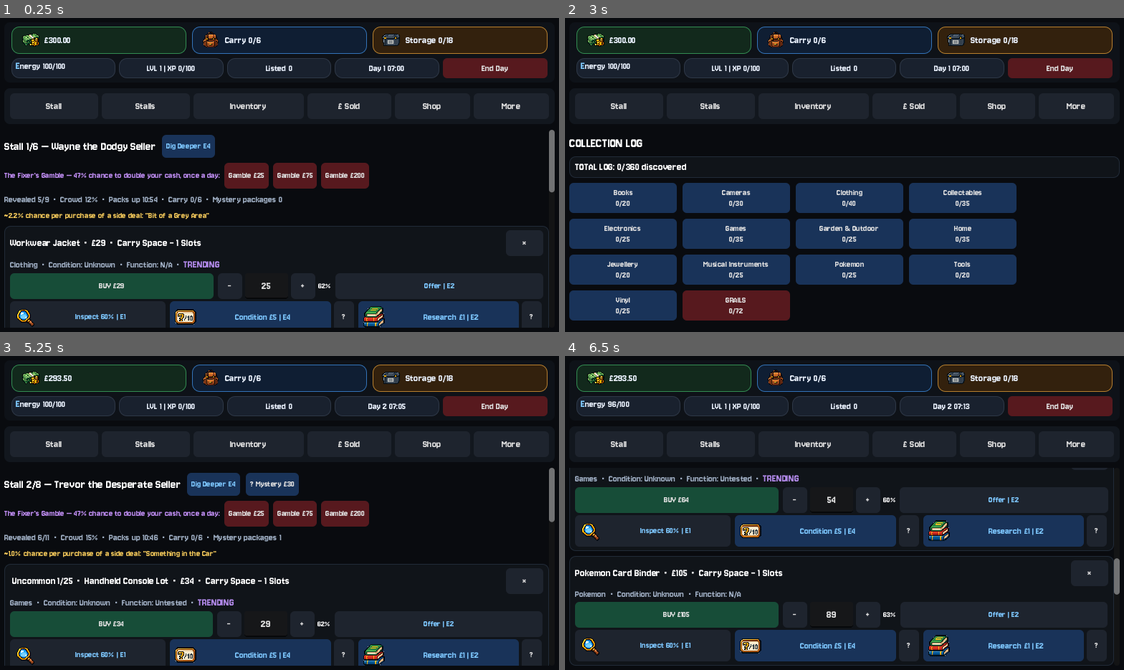
Above: before the commit, frames 1-4 (two rows, left to right).
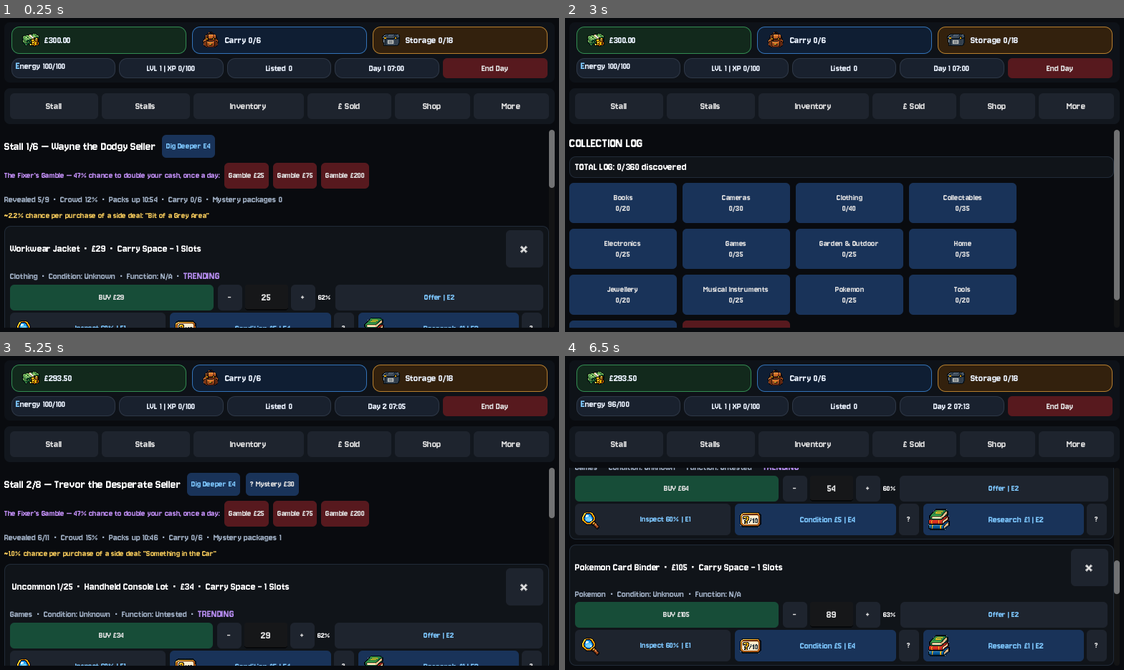
Above: after the commit, the same moments.

Repository: wmilburn1997-ai/car-boot-reseller
Game: Godot game, scene res://Main.tscn
The game is run twice, just before and just after one commit, with the same random seed, the same clock (stepped at 60 frames per second) and the same inputs.
Inputs:
- Up to frame 1 (0.25 s): no input
- Up to frame 2 (3 s): click "Stall" at 0.5 s; click "Inventory" at 1.25 s; click "More" at 2 s; click "Collection" at 2.75 s
- Up to frame 3 (5.25 s): click "End Day" at 3.5 s; click "Stalls" at 4.25 s; click "Go | 5 min" at 5 s
- Up to frame 4 (6.5 s): click "Dig Deeper E4" at 5.75 s

The runs differ from the first frame. In frame 1, 7.0% of the frame differs, in the area x 1-100%, y 53-99%; in frame 2, 16%, in the area x 0-100%, y 35-99%; in frame 3, 7.4%; in frame 4, 10%.

Commit message:
Fix style_button ordering bug affecting button sizes across X button, Test/Auth, Create Listing, Collection Log

Diff:
--- a/main.gd
+++ b/main.gd
@@ -771,8 +771,8 @@
 	if help_text != "":
 		var help_btn = Button.new()
 		help_btn.text = "?"
+		style_button(help_btn, "nav")
 		help_btn.custom_minimum_size = Vector2(28, 28)
-		style_button(help_btn, "nav")
 		help_btn.add_theme_font_size_override("font_size", 13)
 		help_btn.pressed.connect(Callable(self, "queue_popup").bind(help_text, "info"))
 		row.add_child(help_btn)
@@ -833,8 +833,8 @@
 	if help_text != "":
 		var help_btn = Button.new()
 		help_btn.text = "?"
+		style_button(help_btn, "nav")
 		help_btn.custom_minimum_size = Vector2(28, 28)
-		style_button(help_btn, "nav")
 		help_btn.add_theme_font_size_override("font_size", 13)
 		help_btn.pressed.connect(Callable(self, "queue_popup").bind(help_text, "info"))
 		header_row.add_child(help_btn)
@@ -1513,9 +1513,9 @@
 		var dismiss_button = Button.new()
 		dismiss_button.text = "×"
 		dismiss_button.tooltip_text = "Not interested — hide this item for the rest of this stall visit. Free, no time cost. It's still there for anyone else, and dismissing doesn't affect the real item pool."
+		style_button(dismiss_button, "nav")
 		dismiss_button.custom_minimum_size = Vector2(52, 52)
 		dismiss_button.add_theme_font_size_override("font_size", 26)
-		style_button(dismiss_button, "nav")
 		dismiss_button.pressed.connect(Callable(self, "dismiss_stall_item").bind(i))
 		name_row.add_child(dismiss_button)
 
@@ -2377,7 +2377,9 @@
 				else:
 					condition_note += "\n[color=#8cd98f]No hidden defects found.[/color]"
 			card.add_child(make_completed_action_box("Condition Checked", condition_note, get_highlight_color(item, "condition"), condition_icon, "Reveals the exact Condition score, and — for non-electronic items — any hidden defect. Only reliable way to know for sure if you skipped it before buying."))
-			actions.add_child(Control.new())
+			var placeholder = Control.new()
+			placeholder.custom_minimum_size = Vector2(0, 48)
+			actions.add_child(placeholder)
 		else:
 			var inv_condition_button = Button.new()
 			inv_condition_button.text = "Condition £5 | E4"
@@ -2392,7 +2394,9 @@
 
 		if item["basic_researched"]:
 			card.add_child(make_completed_action_box("Researched", "Researched Prices: %s" % item["basic_comps"], get_highlight_color(item, "research"), research_icon, "Sold-price comparables for this item. Evidence only, one-time."))
-			actions.add_child(Control.new())
+			var placeholder = Control.new()
+			placeholder.custom_minimum_size = Vector2(0, 48)
+			actions.add_child(placeholder)
 		else:
 			var basic_button = Button.new()
 			basic_button.text = "Research £1 | E2"
@@ -2410,7 +2414,9 @@
 			if item["rare_variant_hit"]:
 				deep_note += "\nRARE VARIANT — [color=#e08fd0]rolled %.2f%%[/color] (%s) — value x%.1f!" % [item["rare_variant_roll_pct"], item["rare_variant_tier"], item["rare_variant_mult"]]
 			card.add_child(make_completed_action_box("Deep Researched", deep_note, get_highlight_color(item, "deep_research"), d …(324 unchanged characters)…
-			actions.add_child(Control.new())
+			var placeholder = Control.new()
+			placeholder.custom_minimum_size = Vector2(0, 48)
+			actions.add_child(placeholder)
 		else:
 			var deep_knowledge = float(category_knowledge.get(item["category"], 5))
 			var deep_chance = clamp(0.28 + deep_knowledge / 180.0, 0.28, 0.78)
@@ -2435,33 +2441,37 @@
 		if item["testable"]:
 			if item["tested"]:
 				card.add_child(make_completed_action_box("Tested", item["test_note"], "#b8dcff", test_icon, "Reveals whether this electronic item actually works. Required before it can be listed."))
-				actions.add_child(Control.new())
+				var placeholder = Control.new()
+				placeholder.custom_minimum_size = Vector2(0, 48)
+				actions.add_child(placeholder)
 			else:
 				var test_button = Button.new()
 				test_button.text = "Test £2 | E5\nFault chance: %.0f%%" % (float(item["fault_chance"]) * 100.0)
 				test_button.add_theme_color_override("font_color", Color(0.49,0.78,1.0,1.0))
 				test_button.pressed.connect(Callable(self, "test_item").bind(i))
 				apply_button_icon(test_button, test_icon)
-				test_button.custom_minimum_size.y = 48
 				test_button.tooltip_text = "Reveals whether this electronic item actually works. Required before it can be listed."
 				test_button.size_flags_horizontal = Control.SIZE_EXPAND_FILL
 				style_button(test_button, "action")
+				test_button.custom_minimum_size.y = 48
 				test_button.add_theme_font_size_override("font_size", 14)
 				actions.add_child(wrap_button_with_help(test_button, test_button.tooltip_text))
 
 		if item["auth_attempted"]:
 			card.add_child(make_completed_action_box("Authenticated — %s" % item["auth_status"], item["auth_note"], "#b8dcff", authenticate_icon, "Checks for counterfeits. Not perfectly accurate, and confirmed fakes can't be sold normally — but selling unauthenticated carries its own return risk."))
-			actions.add_child(Control.new())
+			var placeholder = Control.new()
+			placeholder.custom_minimum_size = Vector2(0, 48)
+			actions.add_child(placeholder)
 		else:
 			var auth_button = Button.new()
 			auth_button.text = "Authenticate £%d | E6\nAccuracy: %.0f%%" % [int(authentication_cost(item)), authentication_accuracy(item) * 100.0]
 			auth_button.add_theme_color_override("font_color", Color(0.49,0.78,1.0,1.0))
 			auth_button.pressed.connect(Callable(self, "authenticate_item").bind(i))
 			apply_button_icon(auth_button, authenticate_icon)
-			auth_button.custom_minimum_size.y = 48
 			auth_button.tooltip_text = "Checks for counterfeits. Not perfectly accurate, and confirmed fakes can't be sold normally — but selling unauthenticated carries its own return risk."
 			auth_button.size_flags_horizontal = Control.SIZE_EXPAND_FILL
 			style_button(auth_button, "action")
+			auth_button.custom_minimum_size.y = 48
 			auth_button.add_theme_font_size_override("font_size", 14)
 			actions.add_child(wrap_button_with_help(auth_button, auth_button.tooltip_text))
 
@@ -2623,8 +2633,8 @@
 	list_button.text = "Create Listing"
 	list_button.pressed.connect(Callable(self, "create_listing").bind(index, value_edit))
 	list_button.size_flags_horizontal = Control.SIZE_EXPAND_FILL
+	style_button(list_button, "buy")
 	list_button.custom_minimum_size.y = 44
-	style_button(list_button, "buy")
 	card.add_child(list_button)
 
 	var quick_sell_row = HBoxContainer.new()
@@ -3483,6 +3493,11 @@
 	show_shop()
 
 var patch_notes = [
+	{"version": "Latest — 10/09/2026 04:45", "notes": [
+		"Found the real bug behind several issues at once: style_button() unconditionally resets button height to 36px and font size to 13, and several of my recent additions were setting their custom size BEFORE calling style_button(), silently undoing it. This affected: the X dismiss button (was actually still 36px despite the code saying 52px), the Test/Authenticate buttons (were being squished from their intended 48px to 36px, likely a real contributor to the 'boxes moving' issue since their size was inconsistent), Create Listing's prominence, the ? help buttons, and the Collection Log category/Grails boxes",
+		"Fixed all 7 instances by reordering — style_button() now always runs first, custom sizing after",
+		"Also gave the invisible placeholder (used to stop the button row reflowing) a proper matching height instead of zero, which should further help with layout stability",
+	]},
 	{"version": "Latest — 10/09/2026 04:20", "notes": [
 		"Fixed ? help buttons to also show before pressing, not just in the completed box — now grouped together with each action button in a shared row so they can't separate via layout wrapping",
 	]},
@@ -3849,16 +3864,16 @@
 		var counts = category_discovery_count(category)
 		var cat_button = Button.new()
 		cat_button.text = "%s\n%d/%d" % [category, counts[0], counts[1]]
+		style_button(cat_button, "action")
 		cat_button.custom_minimum_size = Vector2(150, 56)
-		style_button(cat_button, "action")
 		cat_button.pressed.connect(Callable(self, "show_collection_category").bind(category))
 		grid.add_child(cat_button)
 
 	var grail_counts = grails_discovery_count()
 	var grail_button = Button.new()
 	grail_button.text = "GRAILS\n%d/%d" % [grail_counts[0], grail_counts[1]]
+	style_button(grail_button, "danger")
 	grail_button.custom_minimum_size = Vector2(150, 56)
-	style_button(grail_button, "danger")
 	grail_button.pressed.connect(show_collection_grails)
 	grid.add_child(grail_button)
 
Not shown, changed: docs/index.html
Not shown, changed: docs/index.pck
